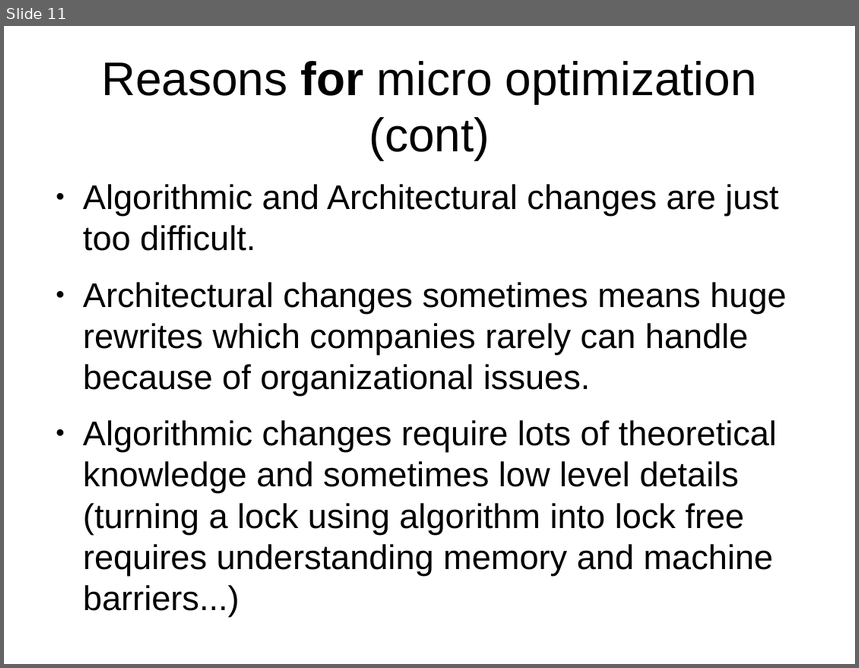
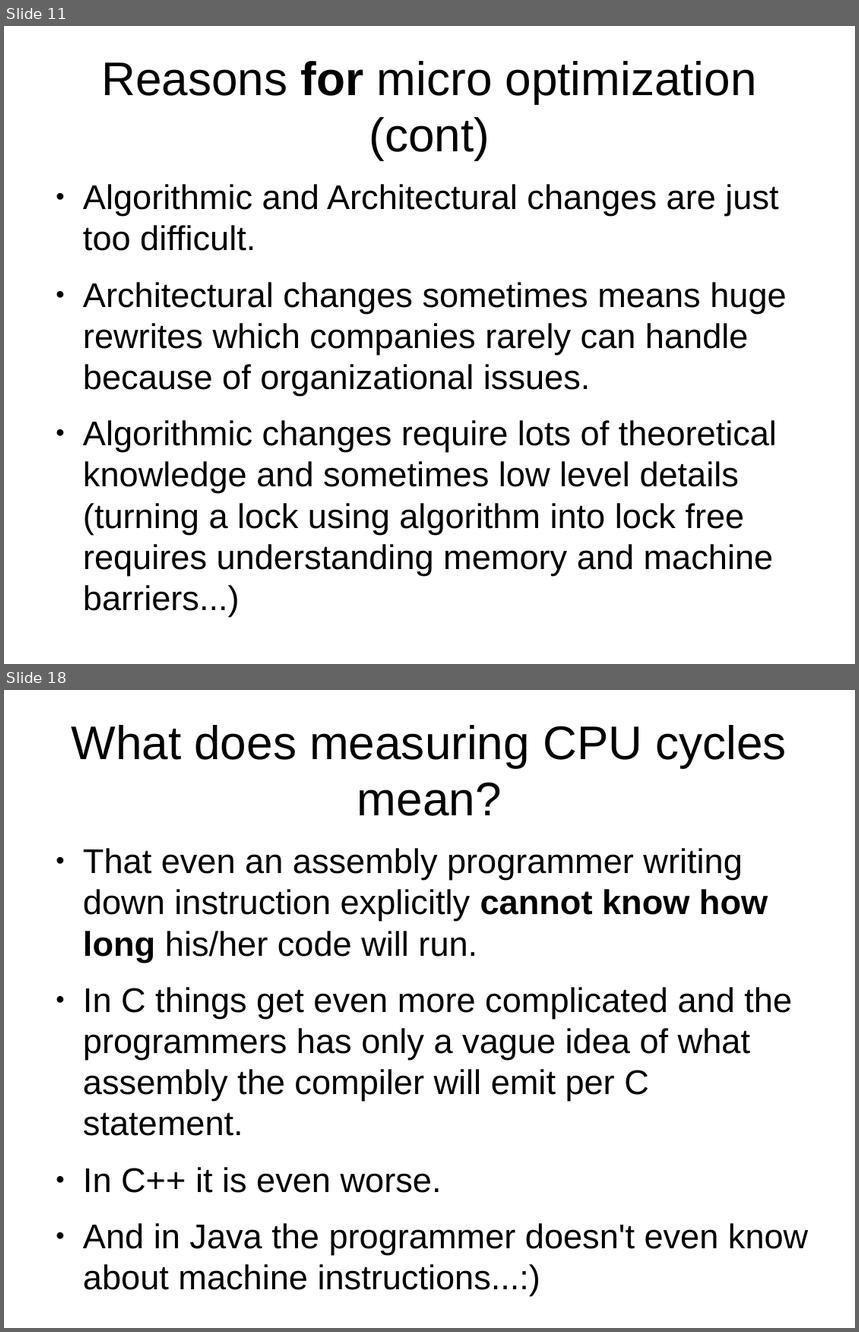
Before and after one commit to veltzer/demos-linux, a slide deck: multi_core/effective_cplusplus.odp. Shown one above the other, each under a label of ours: slide 11 before the commit, slides 11 and 18 after it; the slides between them are not shown. The pictures are 859x668 and 859x1332 pixels, drawn with LibreOffice and Linux fonts; fonts in the diff are those of the drawing. Boxes give left, top, right and bottom in pixels: in the first picture for what was removed or moved away, otherwise in the second. Text is boxed around its words. In the diff, an @@ line names an element or a change of style, - is before the commit and + after.

```diff
--- a/multi_core/effective_cplusplus.odp
+++ b/multi_core/effective_cplusplus.odp
@@ slide 18 added at <box>4,690,855,1328</box>, background #FFFFFF @@
@@ title added at <box>72,725,786,816</box>, 44 pt, text #000000 @@
+What does measuring CPU cycles mean?
@@ text added at <box>83,848,808,1255</box>, 32 pt, text #000000 @@
+● That even an assembly programmer writing down instruction explicitly cannot know how long his/her code will run.
+● In C things get even more complicated and the programmers has only a vague idea of what assembly the compiler will emit per C statement.
+● In C++ it is even worse.
+● And in Java the programmer doesn't even know about machine instructions...:)
```
Also in this commit, not shown: 4 slides changed, 15 other slides added, 1 other file.
